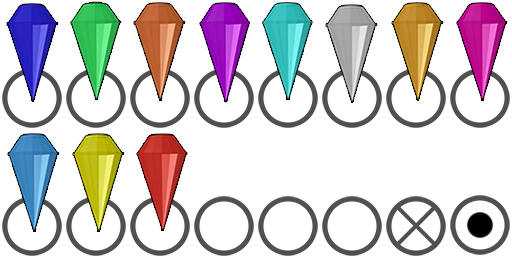
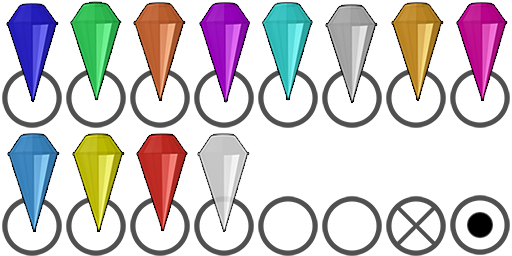
Two versions of the same layered image (512px x 256px). Layer-by-layer changes:
added layer "diamond" (90%) above "crystals" over [198, 134, 249, 232]
